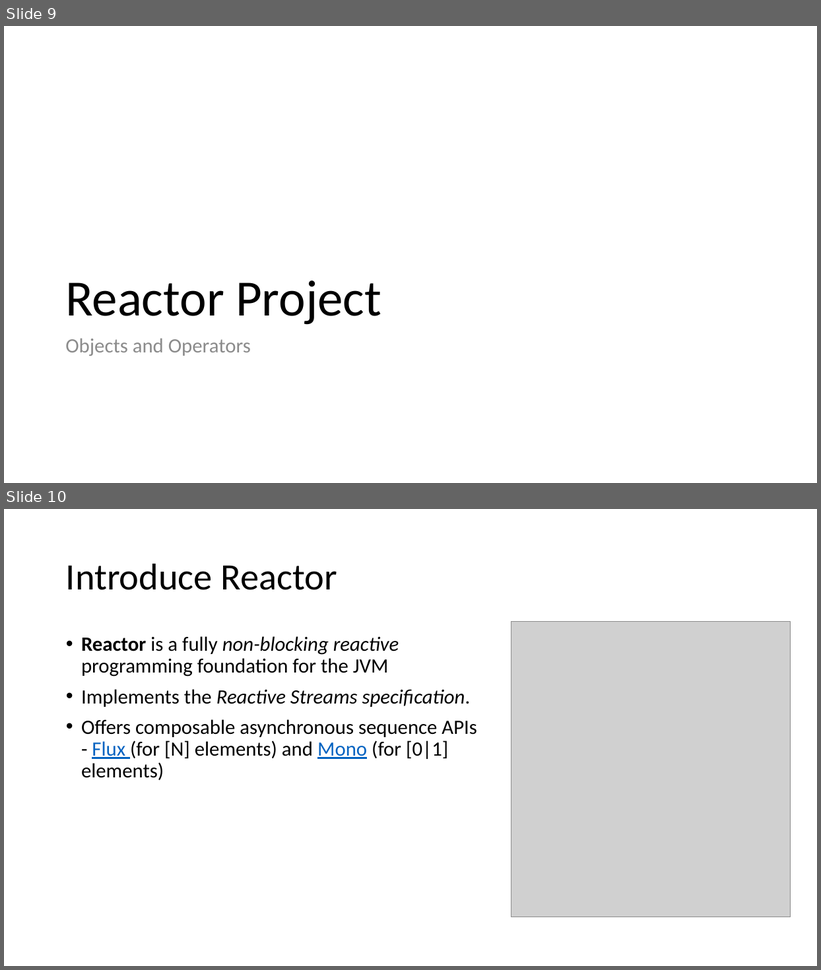
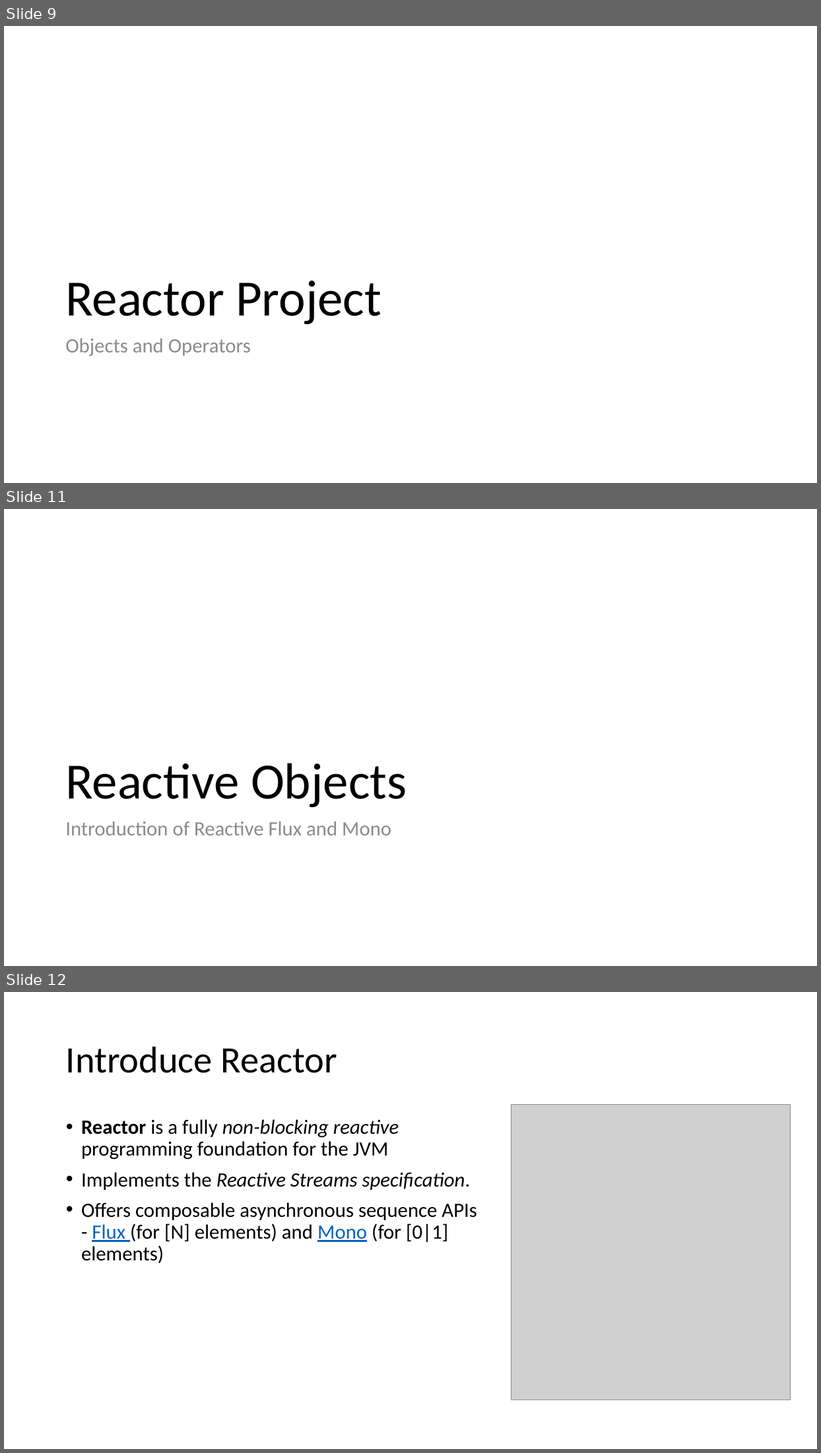
Before and after one commit to vietvuhoang/java-reactor-demo, a slide deck: doc/ReactiveProgramming.Java.pptx. Shown one above the other, each under a label of ours: slides 9 and 10 before the commit, slides 9, 11 and 12 after it; the slides between them are not shown. The pictures are 821x970 and 821x1453 pixels, drawn with LibreOffice and Linux fonts; fonts in the diff are those of the drawing; grey boxes stand for pictures. Boxes give left, top, right and bottom in pixels: in the first picture for what was removed or moved away, otherwise in the second. Text is boxed around its words. In the diff, an @@ line names an element or a change of style, - is before the commit and + after.

```diff
--- a/doc/ReactiveProgramming.Java.pptx
+++ b/doc/ReactiveProgramming.Java.pptx
@@ slide 11 added at [4, 509, 817, 966], background #FFFFFF @@
@@ title added at [65, 763, 407, 808], 60 pt, text #000000 @@
+Reactive Objects
@@ text added at [65, 821, 391, 836], 24 pt, text #8C8C8C @@
+Introduction of Reactive Flux and Mono
@@ what was slide 10 is now slide 12 @@
```
Also in this commit, not shown: 5 slides changed, 3 other slides added, 2 other files.
